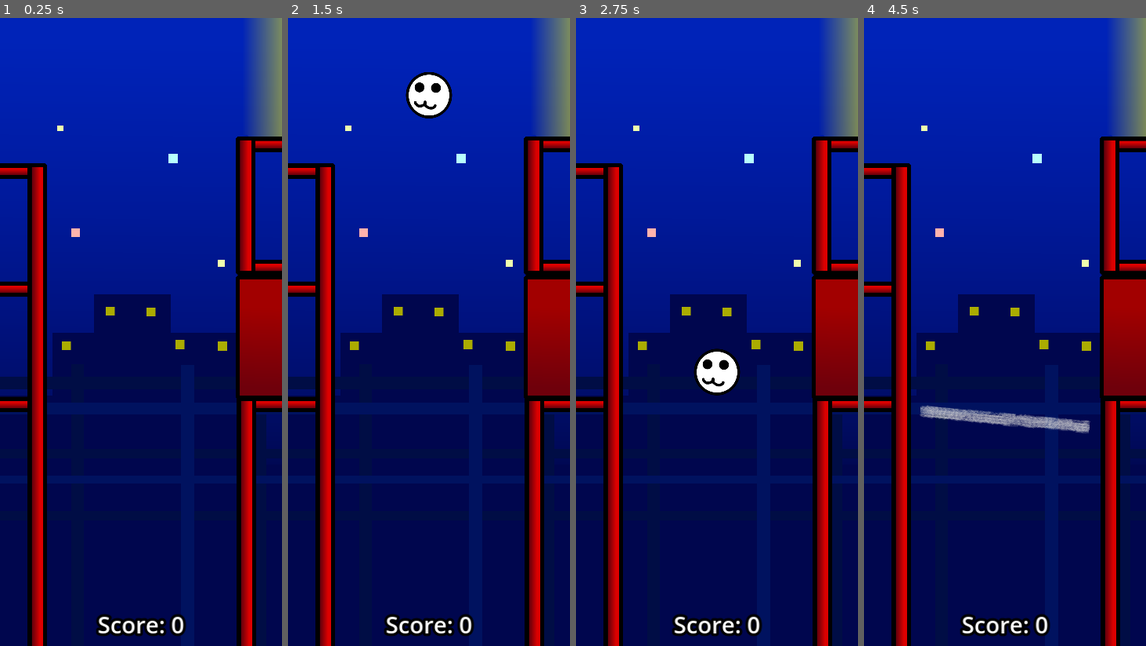
Above: before the commit, frames 1-4 (left to right).
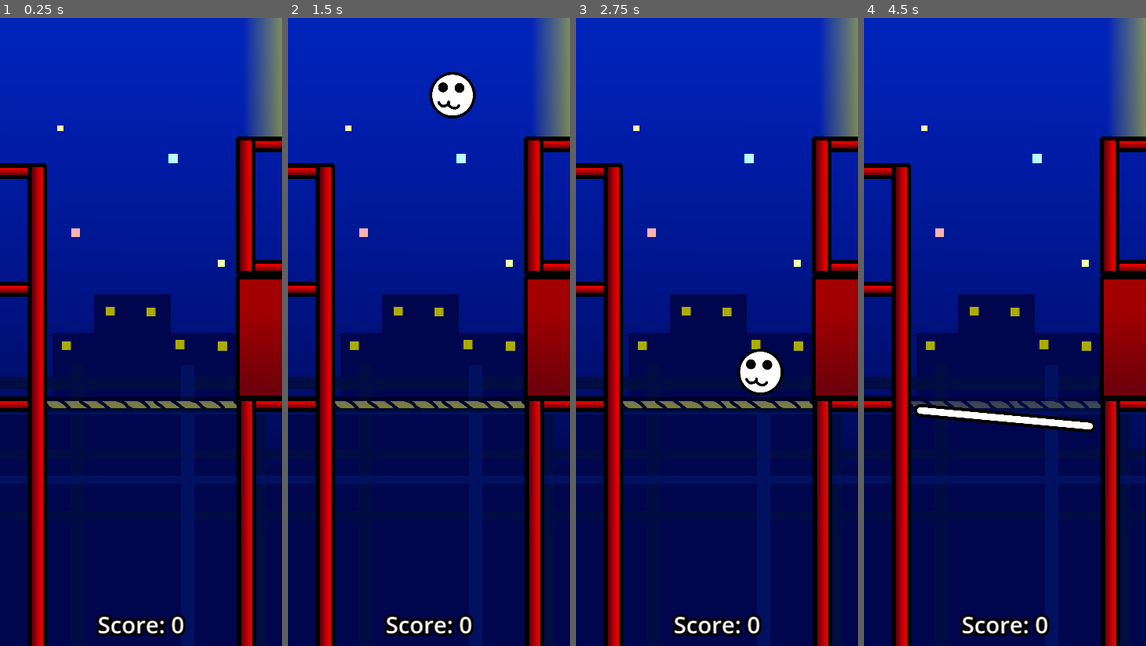
Above: after the commit, the same moments.

Repository: E1eventeen/trampoline-game
Game: Godot game, scene res://Nodes/main.tscn
The game is run twice, just before and just after one commit, with the same random seed, the same clock (stepped at 60 frames per second) and the same inputs.
Inputs (mouse positions are in pixels of both pictures, inside the frame that each line leads up to):
- Up to frame 1 (0.25 s): no input
- Up to frame 2 (1.5 s): tap Enter at 0.5 s; move the mouse to (491, 300) at 0.52 s; press the mouse at (491, 300) at 0.53 s; move the mouse to (372, 363) at 1.27 s; release the mouse at (372, 363) at 1.28 s; click (372, 363) at 1.35 s
- Up to frame 3 (2.75 s): move the mouse to (745, 193) at 2.02 s; press the mouse at (745, 193) at 2.03 s
- Up to frame 4 (4.5 s): move the mouse to (990, 457) at 2.77 s; release the mouse at (990, 457) at 2.78 s; click (990, 457) at 2.85 s; move the mouse to (1089, 426) at 3.52 s; press the mouse at (1089, 426) at 3.53 s; tap Space at 4.25 s; move the mouse to (920, 237) at 4.27 s; release the mouse at (920, 237) at 4.28 s; click (920, 237) at 4.35 s

The runs differ from the first frame. In frame 1, 1.6% of the frame differs, in the area x 16-84%, y 60-63%; in frame 2, 3.0%; in frame 3, 3.5%, in the area x 16-84%, y 52-63%; in frame 4, 1.9%.

Commit message:
Minor updates
Updated bumper texture
Fixed invisible push effect
Added random velocity to spawn
Fixed hitboxes of right wall
Added construction tape indicator (might remove later)
Reordered trampoline layer

Diff:
--- a/Nodes/Ball/ball2.tscn
+++ b/Nodes/Ball/ball2.tscn
@@ -18,6 +18,8 @@
 
 [sub_resource type="ParticleProcessMaterial" id="ParticleProcessMaterial_rva18"]
 particle_flag_disable_z = true
+angle_min = 1.07288e-05
+angle_max = 360.0
 direction = Vector3(0, 1, 0)
 spread = 180.0
 initial_velocity_max = 70.0
--- /dev/null
+++ b/Nodes/ConstructionTape/construction_tape.gd
@@ -0,0 +1,23 @@
+extends Node2D
+
+var timeToDie := 3.0
+var timeToDecay := 3.0
+var decayElapsed : float
+var decaying := false
+
+# Called when the node enters the scene tree for the first time.
+func _ready() -> void:
+	$"Kill Timer".wait_time = timeToDie
+	$"Kill Timer".start()
+	decayElapsed = timeToDecay
+
+# Called every frame. 'delta' is the elapsed time since the previous frame.
+func _process(delta: float) -> void:
+	if decaying:
+		decayElapsed -= delta
+		$Sprite2D.self_modulate.a = (decayElapsed / timeToDecay) * 0.5
+		if decayElapsed <= 0:
+			queue_free()
+
+func _on_kill_timer_timeout() -> void:
+	decaying = true
--- /dev/null
+++ b/Nodes/ConstructionTape/construction_tape.tscn
@@ -0,0 +1,17 @@
+[gd_scene load_steps=3 format=3 uid="uid://btrhu0rghsf5r"]
+
+[ext_resource type="Script" path="res://Nodes/ConstructionTape/construction_tape.gd" id="1_fp8d4"]
+[ext_resource type="Texture2D" uid="uid://cdcmmbcieijdg" path="res://Nodes/ConstructionTape/constructionTape.png" id="1_jpr44"]
+
+[node name="ConstructionTape" type="Node2D"]
+script = ExtResource("1_fp8d4")
+
+[node name="Sprite2D" type="Sprite2D" parent="."]
+self_modulate = Color(1, 1, 1, 0.5)
+texture = ExtResource("1_jpr44")
+centered = false
+
+[node name="Kill Timer" type="Timer" parent="."]
+one_shot = true
+
+[connection signal="timeout" from="Kill Timer" to="." method="_on_kill_timer_timeout"]
--- a/Nodes/Permanent Platforms/Right/right_border.tscn
+++ b/Nodes/Permanent Platforms/Right/right_border.tscn
@@ -39,10 +39,10 @@
 size = Vector2(177, 465)
 
 [sub_resource type="RectangleShape2D" id="RectangleShape2D_mb2l5"]
-size = Vector2(177.75, 528)
+size = Vector2(1065, 528)
 
 [sub_resource type="RectangleShape2D" id="RectangleShape2D_ic3xd"]
-size = Vector2(177, 952)
+size = Vector2(1013, 952)
 
 [node name="Right Border" type="StaticBody2D" node_paths=PackedStringArray("c_top", "c_bottom")]
 script = ExtResource("1_tbplp")
@@ -65,9 +65,9 @@
 debug_color = Color(0.615778, 0.439001, 0.802543, 0.42)
 
 [node name="Top Bar" type="CollisionShape2D" parent="."]
-position = Vector2(991.875, 719)
+position = Vector2(1435.5, 719)
 shape = SubResource("RectangleShape2D_mb2l5")
 
 [node name="Bottom Bar" type="CollisionShape2D" parent="."]
-position = Vector2(991.5, 1924)
+position = Vector2(1409.5, 1924)
 shape = SubResource("RectangleShape2D_ic3xd")
--- /dev/null
+++ b/Nodes/Trampoline/Trampoline.gdshader
@@ -0,0 +1,17 @@
+shader_type canvas_item;
+
+uniform float borderSize = 2.0;
+
+void vertex() {
+	//
+}
+
+void fragment() {
+	vec4 col = texture(TEXTURE, UV);
+
+	if (col.a == 1.0) {
+		COLOR = col;
+	} else {
+		COLOR = vec4(0, 0, 0, 1);
+	}
+}
--- a/Nodes/Trampoline/Trampoline.tscn
+++ b/Nodes/Trampoline/Trampoline.tscn
@@ -1,27 +1,66 @@
-[gd_scene load_steps=6 format=3 uid="uid://cr7c4qfgt0fet"]
+[gd_scene load_steps=10 format=3 uid="uid://cr7c4qfgt0fet"]
 
 [ext_resource type="Script" path="res://Nodes/Trampoline/trampoline.gd" id="1_h7elp"]
 [ext_resource type="Texture2D" uid="uid://da68udwe562vl" path="res://Nodes/Trampoline/trampoline.png" id="2_0vcwi"]
+[ext_resource type="Texture2D" uid="uid://cb654q52gvu3n" path="res://Nodes/Trampoline/bumper.png" id="3_6j3fi"]
 [ext_resource type="AudioStream" uid="uid://dw0nn037aylwc" path="res://Nodes/Trampoline/trimmed.wav" id="3_ptj7o"]
+[ext_resource type="Texture2D" uid="uid://beduosp8pgovl" path="res://Nodes/Trampoline/deathParticle.png" id="5_dc18b"]
 
 [sub_resource type="PhysicsMaterial" id="PhysicsMaterial_78cu5"]
+
+[sub_resource type="ParticleProcessMaterial" id="ParticleProcessMaterial_qgjep"]
+particle_flag_disable_z = true
+emission_shape_scale = Vector3(250, 0, 0)
+emission_shape = 3
+emission_box_extents = Vector3(1, 1, 1)
+spread = 180.0
+initial_velocity_min = 50.0
+initial_velocity_max = 50.0
+angular_velocity_min = -1.60933e-05
+angular_velocity_max = 360.0
+gravity = Vector3(0, 98, 0)
 
 [sub_resource type="SegmentShape2D" id="SegmentShape2D_jv1jr"]
 resource_local_to_scene = true
 b = Vector2(100, 100)
 
-[node name="Trampoline" type="StaticBody2D" node_paths=PackedStringArray("collision")]
+[sub_resource type="RectangleShape2D" id="RectangleShape2D_hch0h"]
+size = Vector2(500, 100)
+
+[node name="Trampoline" type="StaticBody2D" node_paths=PackedStringArray("collisionLine", "collisionBox", "bumperA", "bumperB")]
 physics_material_override = SubResource("PhysicsMaterial_78cu5")
 script = ExtResource("1_h7elp")
-collision = NodePath("CollisionShape2D")
+collisionLine = NodePath("CollisionLine")
+collisionBox = NodePath("CollisionBox")
+bumperA = NodePath("BumperA")
+bumperB = NodePath("BumperB")
 
-[node name="CollisionShape2D" type="CollisionShape2D" parent="."]
-shape = SubResource("SegmentShape2D_jv1jr")
-disabled = true
+[node name="BumperA" type="Sprite2D" parent="."]
+position = Vector2(-250, 0)
+texture = ExtResource("3_6j3fi")
+
+[node name="BumperB" type="Sprite2D" parent="."]
+position = Vector2(250, 0)
+texture = ExtResource("3_6j3fi")
 
 [node name="Texture" type="Sprite2D" parent="."]
-self_modulate = Color(0.724495, 0.197425, 0, 1)
 texture = ExtResource("2_0vcwi")
+
+[node name="GPUParticles2D" type="GPUParticles2D" parent="."]
+emitting = false
+amount = 3000
+process_material = SubResource("ParticleProcessMaterial_qgjep")
+texture = ExtResource("5_dc18b")
 
 [node name="AudioStreamPlayer" type="AudioStreamPlayer" parent="."]
 stream = ExtResource("3_ptj7o")
+
+[node name="CollisionLine" type="CollisionShape2D" parent="."]
+shape = SubResource("SegmentShape2D_jv1jr")
+disabled = true
+one_way_collision_margin = 0.0
+debug_color = Color(0, 1, 1, 1)
+
+[node name="CollisionBox" type="CollisionShape2D" parent="."]
+shape = SubResource("RectangleShape2D_hch0h")
+disabled = true
--- a/Nodes/Trampoline/trampoline.gd
+++ b/Nodes/Trampoline/trampoline.gd
@@ -10,7 +10,10 @@
 
 var drawing = true
 
-@export var collision : CollisionShape2D
+@export var collisionLine : CollisionShape2D
+@export var collisionBox : CollisionShape2D
+@export var bumperA : Sprite2D
+@export var bumperB : Sprite2D
 
 # Called when the node enters the scene tree for the first time.
 func _ready() -> void:
@@ -22,32 +25,52 @@
 
 func setStart(initial := Vector2(0, 0)) -> void:
 	start = initial
-	collision.shape.a = start
+	collisionLine.shape.a = start
+	bumperA.position = start
+
+	$Texture.scale.y = $Texture.texture.get_height() / 200.0
+	bumperA.scale = Vector2.ONE * $Texture.scale.y
+	bumperB.scale = Vector2.ONE * $Texture.scale.y
 
 func update(current : Vector2) -> void:
 	drawing = true
-	$Texture.self_modulate = Color.RED
+
 	#$CollisionShape2D.disabled = true
 
 	end = current
 	size = start.distance_to(end)
 
-	collision.shape.b = end
+	if size > minSize:
+		$Texture.self_modulate = Color.GRAY
+		$Texture.self_modulate.a = 0.75
+	else:
+		$Texture.self_modulate = Color.LIGHT_GRAY
+		$Texture.self_modulate.a = 0.2
+
+	collisionLine.shape.b = end
 
 	$Texture.position = (start + end) / 2.0
 	$Texture.rotation = start.angle_to_point(end)
 	$Texture.scale.x = size / $Texture.texture.get_width()
-	$Texture.scale.y = size / $Texture.texture.get_height() / 5
+
+	collisionBox.transform = $Texture.transform
+
+	bumperA.self_modulate = $Texture.self_modulate
+	bumperB.self_modulate = $Texture.self_modulate
+	bumperB.position = current
 
 func lock() -> void:
 	drawing = false
-	$CollisionShape2D.disabled = false
+	collisionBox.disabled = false
 
 	if size < specialBounceSize:
 		$Texture.self_modulate = Color.LIGHT_SALMON
 	else:
 		$Texture.self_modulate = Color.WHITE
 
+	bumperA.self_modulate = $Texture.self_modulate
+	bumperB.self_modulate = $Texture.self_modulate
+
 	if size < minSize:
 		destroy()
 
--- a/Nodes/main.gd
+++ b/Nodes/main.gd
@@ -29,6 +29,7 @@
 	activeBall.connect("passBottom", ballPassBottom)
 	activeBall.winBoundX = get_viewport().get_visible_rect().size.x
 	activeBall.position = Vector2(get_viewport().get_visible_rect().size.x / 2.0, -activeBall.offsetSize)
+	activeBall.apply_central_force(Vector2(randi_range(-5000, 5000), 0))
 	$"Play Layer".add_child(activeBall)
 
 func _process(delta: float) -> void:
@@ -64,6 +65,7 @@
 			count += 1
 
 			$"Play Layer".add_child(newTrampoline)
+			$"Play Layer".move_child(newTrampoline, 0)
 			trampolines.append(newTrampoline)
 
 	if Input.is_action_pressed("press"):
@@ -85,8 +87,9 @@
 			getTrampoline().lock()
 
 	for ball in get_tree().get_nodes_in_group("balls"):
-		if ball.position.x > window_size.x - 165 or ball.position.x < 165:
-			ball.apply_central_force(Vector2(100, 0))
+		if abs(ball.linear_velocity.x) < 50:
+			if ball.position.x > window_size.x - 165 - ball.offsetSize or ball.position.x < 165 + ball.offsetSize:
+				ball.apply_central_force(Vector2(200, 0))
 
 func getTrampoline() -> Node2D:
 	for trampoline in trampolines:
@@ -100,6 +103,7 @@
 			trampolines.erase(t)
 			$"Play Layer".remove_child(t)
 			t.queue_free()
+			return
 
 func ballPassRight(ball: RigidBody2D):
 	b_right.swap()
@@ -118,7 +122,7 @@
 		ballSpawnAttempt()
 
 func ballSpawnAttempt() -> void:
-	const ballSpawnLimits = {15:3, 5:2, 0:1}
+	const ballSpawnLimits = {30:4, 15:3, 5:2, 0:1}
 
 	var activeBalls = get_tree().get_nodes_in_group("balls").size()
 
--- a/Nodes/main.tscn
+++ b/Nodes/main.tscn
@@ -1,10 +1,11 @@
-[gd_scene load_steps=8 format=3 uid="uid://bg8aaj4ww62vn"]
+[gd_scene load_steps=9 format=3 uid="uid://bg8aaj4ww62vn"]
 
 [ext_resource type="Script" path="res://Nodes/main.gd" id="1_26183"]
 [ext_resource type="PackedScene" uid="uid://cmu7mqokxysoj" path="res://Nodes/Backdrop/background.tscn" id="1_okvra"]
 [ext_resource type="PackedScene" uid="uid://biserbx8miopw" path="res://Nodes/Permanent Platforms/Left/border_left.tscn" id="3_60d7c"]
 [ext_resource type="PackedScene" uid="uid://ckx7qp7cy8p20" path="res://Nodes/Permanent Platforms/Right/right_border.tscn" id="4_8eeq6"]
 [ext_resource type="Theme" uid="uid://ly33masg85fy" path="res://theme.tres" id="6_ahybf"]
+[ext_resource type="PackedScene" uid="uid://btrhu0rghsf5r" path="res://Nodes/ConstructionTape/construction_tape.tscn" id="6_wyqt0"]
 
 [sub_resource type="PhysicsMaterial" id="PhysicsMaterial_tic24"]
 
@@ -18,6 +19,10 @@
 l_score = NodePath("Play Layer/GUI/MarginContainer/Score")
 
 [node name="Background" parent="." instance=ExtResource("1_okvra")]
+
+[node name="BallSpawnEvent" type="Timer" parent="."]
+one_shot = true
+autostart = true
 
 [node name="Play Layer" type="CanvasLayer" parent="."]
 
@@ -56,8 +61,7 @@
 text = "Score: 0"
 horizontal_alignment = 1
 
-[node name="BallSpawnEvent" type="Timer" parent="."]
-one_shot = true
-autostart = true
+[node name="ConstructionTape" parent="." instance=ExtResource("6_wyqt0")]
+position = Vector2(0, 1447)
 
 [connection signal="timeout" from="BallSpawnEvent" to="." method="ballSpawnAttempt"]
Binary file changed: Nodes/Ball/star_particle.png
Binary file added: Nodes/ConstructionTape/constructionTape.png
Not shown, added: Nodes/ConstructionTape/constructionTape.png.import
Binary file added: Nodes/Trampoline/bumper.png
Not shown, added: Nodes/Trampoline/bumper.png.import
Binary file added: Nodes/Trampoline/deathParticle.png
Not shown, added: Nodes/Trampoline/deathParticle.png.import
Binary file changed: Nodes/Trampoline/trampoline.png
Not shown, changed: export_presets.cfg
Not shown, changed: Builds/Trampoline Game.apk
Not shown, changed: Builds/Trampoline Game.apk.idsig
Not shown, added: Builds/Trampoline Game.console.exe
(and 18 more such lines)
